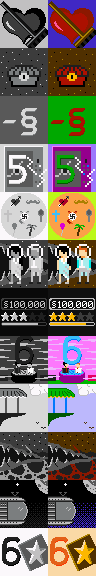
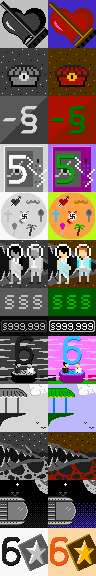
Layers edited between the first and the second 96×576 image:
painted on "Layer" over <box>51,107,85,136</box>
painted on "Background" over <box>0,96,96,332</box>
